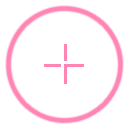
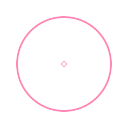
Layer changes from the first w=128, h=128 image to the second:
renamed "Layer 0" to "dot copy 3", showed it, moved it above "crosshair", painted on it, masked it over bbox(7, 7, 121, 121)
renamed "Layer 3" to "crosshair", hid it, painted on it over bbox(44, 44, 84, 84)
painted on "Outer" over bbox(7, 7, 122, 122)
added layer "inner" over bbox(17, 17, 111, 111)
